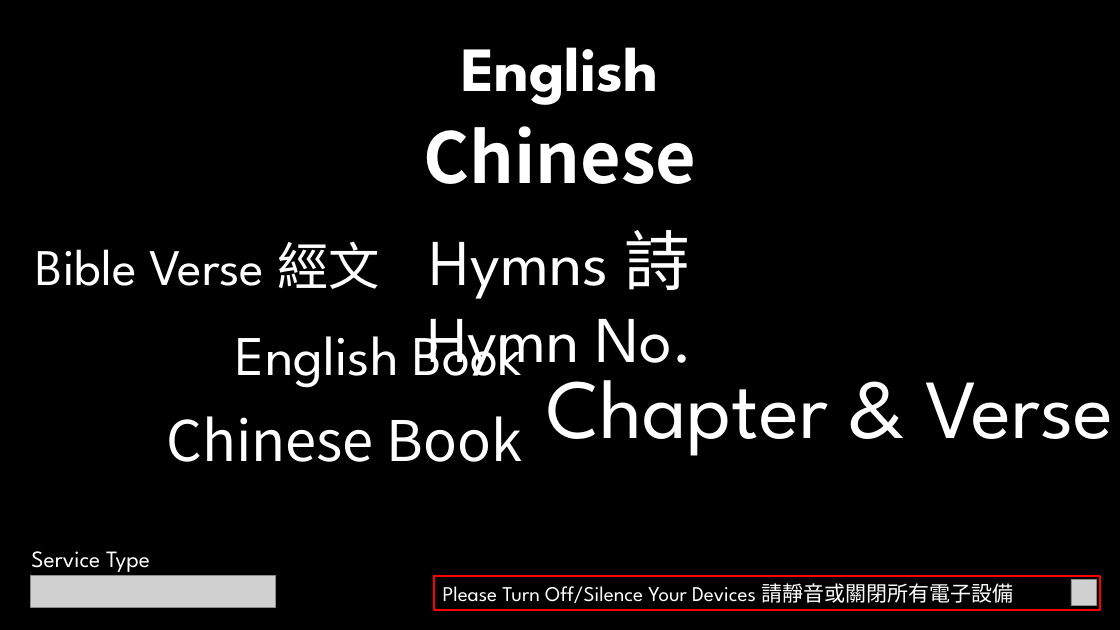
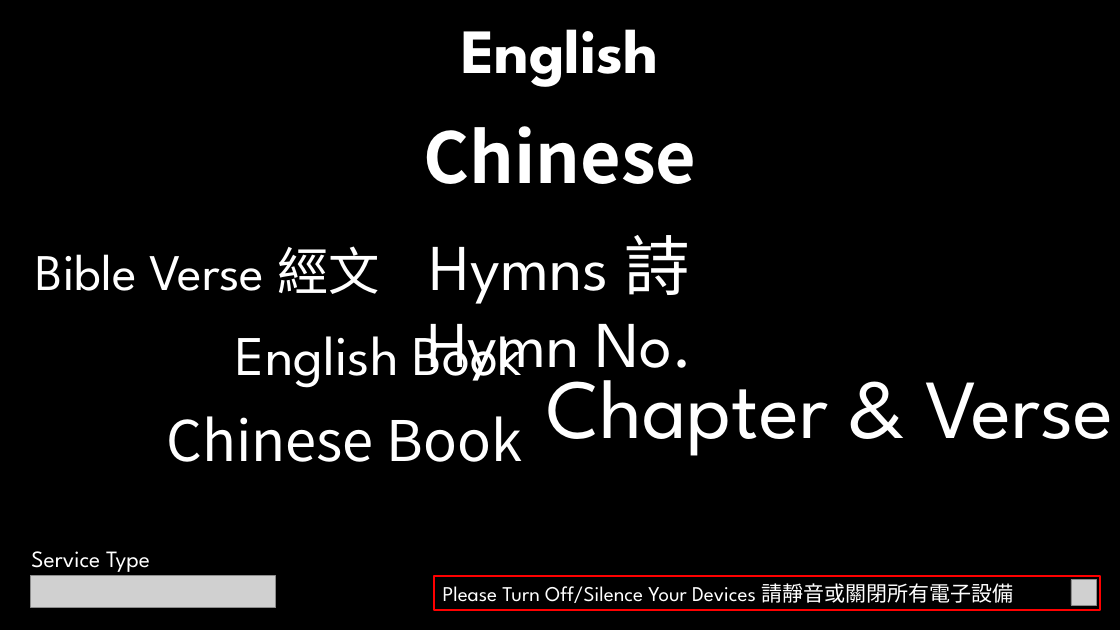
Before and after one commit to calebchanwy/tjc-powerpoint, a slide deck: slide 1 of TJCPowerPoint/Resources/ServiceWidescreen.pptx. Drawn at 1120x630 pixels with LibreOffice and Linux fonts; fonts in the diff are those of the drawing; grey boxes stand for pictures. Boxes give left, top, right and bottom in pixels: in the first picture for what was removed or moved away, otherwise in the second. Text is boxed around its words. In the diff, an @@ line names an element or a change of style, - is before the commit and + after.

Commit message:
07/10/22 Added Movable Chinese Title + Fixed Hymnal "Hymns" Positioning

```diff
--- a/TJCPowerPoint/Resources/ServiceWidescreen.pptx
+++ b/TJCPowerPoint/Resources/ServiceWidescreen.pptx
@@ text "English": place and size @@
-text "English" at box(461, 47, 659, 105)
+text "English" at box(461, 29, 659, 87)
@@ 3 texts: place and size @@
-3 texts at box(36, 230, 693, 381)
+3 texts at box(36, 235, 693, 387)
```
Also in this commit, not shown: 26 other files.
